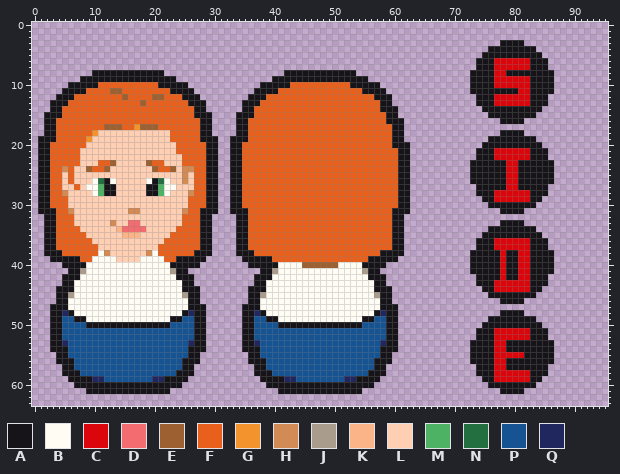
Edited in one commit: sprite sheet (godot/res/sprites/characters/sprite_avatar_W01.png). Above is the file before it was changed.
The file is 192x128 pixels, drawn in blocks of 2x2; one block is one cell here.
Palette (. is transparent): A #161419  B #fffcf4  C #db060b  D #f36d70  E #9c6031  F #e8601c  G #f2932d  H #d28b55  J #a99c8d  K #fbb388  L #ffcfb4  M #4db264  N #246f40  P #155392  Q #20275f
Pixels before (only the part around the change), first column x 0:
 0 .........................................................................
 1 .........................................................................
 2 .........................................................................
 3 .........................................................................
 4 .........................................................................
 5 .........................................................................
 6 .........................................................................
 7 .........................................................................
 8 ..........AAAAAAAAAAAA....................AAAAAAAAAAAA...................
 9 ........AAAAAAAAAAAAAAAA................AAAAAAAAAAAAAAAA.................
10 ......AAAAAFFFFFFFFFFAAAAA............AAAAAFFFFFFFFFFAAAAA...............
11 .....AAAAFFFFEEFFFFFFFFAAAA..........AAAAFFFFFFFFFFFFFFAAAA..............
12 ....AAAFFFFFFFFEFFFFEEFFFAAA........AAAFFFFFFFFFFFFFFFFFFAAA.............
13 ...AAAFFFFFFFFFFFFEFFFFFFFAAA......AAAFFFFFFFFFFFFFFFFFFFFAA.............
14 ...AAFFFFFFFFFFFFFFFFFFFFFFAA......AAFFFFFFFFFFFFFFFFFFFFFAAA............
15 ..AAAFFFFFFFFFFFFFFFFFFFFFFAAA....AAAFFFFFFFFFFFFFFFFFFFFFFAA............
16 ..AAFFFFFFFFFFFFFFFFFFFFFFFFAA....AAFFFFFFFFFFFFFFFFFFFFFFFAAA...........
17 ..AAFFFFFFFFEEEFFGEEEFFFFFFFAA....AAFFFFFFFFFFFFFFFFFFFFFFFFAA...........
18 ..AAFFFFFFGLLLLLLLLLLLLFFFFFAA....AAFFFFFFFFFFFFFFFFFFFFFFFFAA...........
19 .AAAFFFFFGLLLLLLLLLLLLLFFFFFAAA..AAAFFFFFFFFFFFFFFFFFFFFFFFFAA...........
20 .AAFFFFFFLLLLLLLLLLLLLLLFFFFFAA..AAFFFFFFFFFFFFFFFFFFFFFFFFFAAA..........
21 .AAFFFFFLLLLLLLLLLLLLLLLFFFFFAA..AAFFFFFFFFFFFFFFFFFFFFFFFFFFAA..........
22 .AAFFFFFLLLLLLLLLLLLLLLLLFFFFAA..AAFFFFFFFFFFFFFFFFFFFFFFFFFFAA..........
23 .AAFFFFFLLLFFELLLLLEFFLLLFFFFAA..AAFFFFFFFFFFFFFFFFFFFFFFFFFFAA..........
24 .AAFFHFLLEFFELLLLLLLEFFELHHFFAA..AAFFFFFFFFFFFFFFFFFFFFFFFFFFAA..........
25 .AAFFLFLLLLLLLLLLLLLLLLLLHLFFAA..AAFFFFFFFFFFFFFFFFFFFFFFFFFFAA..........
26 .AAFFLFLLLBNABLLLLLBANBLLHLFFAA..AAFFFFFFFFFFFFFFFFFFFFFFFFFFAA..........
27 .AAFFLLFLBBMAALLLLLAAMBBLLLFFAA..AAFFFFFFFFFFFFFFFFFFFFFFFFFFAA..........
28 .AAFFHLLLLBMAALLLLLAAMBLLLHFFAA..AAFFFFFFFFFFFFFFFFFFFFFFFFFFAA..........
29 .AAFFFLLLLLLLLLLLLLLLLLLLLFFFAA..AAFFFFFFFFFFFFFFFFFFFFFFFFFFAA..........
30 .AAFFFLLLLLLLLLLLLLLLLLLLLFFFAA..AAFFFFFFFFFFFFFFFFFFFFFFFFFFAA..........
31 .AAAFFHLLLLLLLLLHHLLLLLLLHFFAAA..AAAFFFFFFFFFFFFFFFFFFFFFFFFAAA..........
32 ..AAFFFLLLLLLLLLLLLLLLLLLFFFAA....AAFFFFFFFFFFFFFFFFFFFFFFFFAA...........
33 ..AAFFFLLLLLLHLLDDLLLLLLLFFFAA....AAFFFFFFFFFFFFFFFFFFFFFFFFAA...........
34 ..AAFFFFLLLLLLKDDDDLLLLLFFFFAA....AAFFFFFFFFFFFFFFFFFFFFFFFFAA...........
35 ..AAFFFFFLLLLLLKKKLLLLLFFFFFAA....AAFFFFFFFFFFFFFFFFFFFFFFFFAA...........
36 ..AAFFFFFFLLLLLLLLLLLLFFFFFFAA....AAFFFFFFFFFFFFFFFFFFFFFFFFAA...........
37 ..AAFFFFFFFLLLLLLLLLLFFFFFFFAA....AAFFFFFFFFFFFFFFFFFFFFFFFFAA...........
38 ..AAAFFFFFFBHLLLLLLHBFFFFFFAAA....AAAFFFFFFFFFFFFFFFFFFFFFAAAA...........
39 ...AAAAAFFBBBBLLLLBBBBFFAAAAA......AAAAAFFFFFFFFFFFFFFFFAAAAA............
40 .....AAAABBBBBBBBBBBBBBAAAAA........AAAAABBBBEEEEEEBBBBAAAA..............
41 ......AAJBBBBBBBBBBBBBBJAA............AAJBBBBBBBBBBBBBBJAA...............
42 .....AAABBBBBBBBBBBBBBBBAAA..........AAABBBBBBBBBBBBBBBBAAA..............
43 .....AABBBBBBBBBBBBBBBBBBAA..........AABBBBBBBBBBBBBBBBBBAA..............
44 ....AAABBBBBBBBBBBBBBBBBBAAA........AAABBBBBBBBBBBBBBBBBBAAA.............
45 ....AAJBBBBBBBBBBBBBBBBBBJAA........AAJBBBBBBBBBBBBBBBBBBJAA.............
46 ....AABBBBBBBBBBBBBBBBBBBBAA........AABBBBBBBBBBBBBBBBBBBBAA.............
47 ...AAABBBBBBBBBBBBBBBBBBBBAAA......AAABBBBBBBBBBBBBBBBBBBBAAA............
48 ...AAQABBBBBBBBBBBBBBBBBBAQAA......AAQABBBBBBBBBBBBBBBBBBAQAA............
49 ...AAPPAABBBBBBBBBBBBBBAAPPAA......AAPPAABBBBBBBBBBBBBBAAPPAA............
50 ...AAPPPPAAAAAAAAAAAAAAPPPPAA......AAPPPPAAAAAAAAAAAAAAPPPPAA............
51 ...AAPPPPPPPPPPPPPPPPPPPPPPAA......AAPPPPPPPPPPPPPPPPPPPPPPAA............
52 ...AAPPPPPPPPPPPPPPPPPPPPPPAA......AAPPPPPPPPPPPPPPPPPPPPPPAA............
53 ...AAQPPPPPPPPPPPPPPPPPPPPQAA......AAQPPPPPPPPPPPPPPPPPPPPQAA............
54 ...AAAPPPPPPPPPPPPPPPPPPPPAAA......AAAPPPPPPPPPPPPPPPPPPPPAAA............
55 ....AAPPPPPPPPPPPPPPPPPPPPAA........AAPPPPPPPPPPPPPPPPPPPPAA.............
56 ....AAAPPPPPPPPPPPPPPPPPPAAA........AAAPPPPPPPPPPPPPPPPPPAAA.............
57 .....AAPPPPPPPPPPPPPPPPPPAA..........AAPPPPPPPPPPPPPPPPPPAA..............
58 .....AAAPPPPPPPPPPPPPPPPAAA..........AAAPPPPPPPPPPPPPPPPAAA..............
59 ......AAAAQQPPPPPPPPQQAAAA............AAAAQQPPPPPPPPQQAAAA...............
60 .......AAAAAAAAAAAAAAAAAA..............AAAAAAAAAAAAAAAAAA................
61 .........AAAAAAAAAAAAAA..................AAAAAAAAAAAAAA..................
62 .........................................................................
63 .........................................................................
The result:
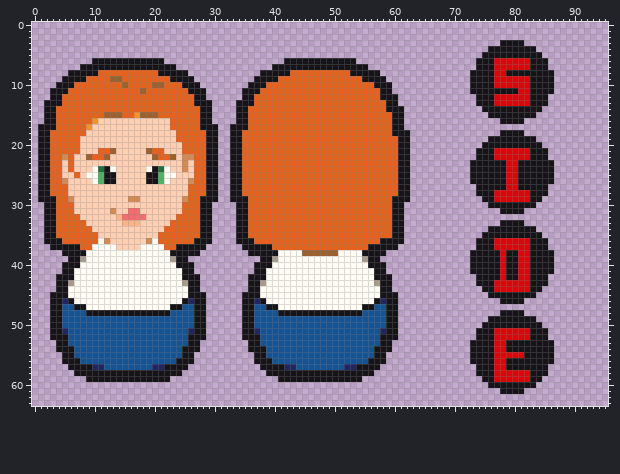
Change:
Changed rows in their new state; - is an unchanged pixel.
first column x 1:
 6 ---------AAAAAAAAAAAA--------------------AAAAAAAAAAAA---------
 7 -------AAAAAAAAAAAAAAAA----------------AAAAAAAAAAAAAAAA-------
 8 -----AAAA-FFFFFFFFFF-AAAA------------AAAA-FFFFFFFFFF-AAAA-----
 9 ----AAA-FFFFEEFFFFFFFF-AAA----------AAA-FFFFFFFFFFFFFF-AAA----
10 ---AA-FFFF----E----EEFFF-AA--------AA-FFFF----------FFFF-AA---
11 --AA-FFF----FF---E----FFF-AA------AA-FFF--------------FFF-A---
12 --A-FF--------F----FF---FF-A------A-FF------------------F--A--
13 -A--F------------F-------F--A----A--F--------------------F-A--
14 -A-F----------------------F-A----A-F---------------------F--A-
15 ---F-------EEE--GEEE------F--------F----------------------F-A-
16 ---------GLLLLLLLLLLLL------------------------------------F---
17 A-------GLLLLLLLLLLLLL-------A--A-----------------------------
18 A-F-----LL------------L----F-A--A-F--------------------------A
19 --F----LL-------------L----F------F------------------------F-A
20 -------L---------------L-----------------------------------F--
21 ----------FFE-----EFF--L--------------------------------------
22 ----H-L-EFFE-------EFFE-HH------------------------------------
23 ----L-L---LLL-----LLL---HL------------------------------------
24 ----L---LBNAB-----BANBL--L------------------------------------
25 -----LF-BBMAA-----AAMBB-L-------------------------------------
26 ----HL----M-A-----A-M---LH------------------------------------
27 ----F-L-LLLLL-----LLLLL--F------------------------------------
28 ----F----LLLL-----LLLL---F------------------------------------
29 --A--H---------HH-------H--A------A------------------------A--
30 .-A--F------------------F--A-.--.-A------------------------A-.
31 .----F------H--DD-------F----.--.----------------------------.
32 ------F------KDDDD-----F--------------------------------------
33 ------FF----L-KKK-----FF--------------------------------------
34 -------FF----LLLLL---FF---------------------------------------
35 --------FF----LLL---FF----------------------------------------
36 ---A-----FBH------HBF-----A--------A---------------------AA---
37 -.-AAAA--BBBB----BBBB--AAAA-.----.-AAAA----------------AAAA-.-
38 -...AAAABB-BBBBBBBB-BBAAAA-..----..-AAAABBBBEEEEEEBBBBAAA-...-
39 --...--JB----BBBB----BJ--...------...--JBBBBBBBBBBBBBBJ--...--
40 -------B--------------B---.--------.---B----BBBBBB----B-------
41 ----A-BB--------------BB-A----------A-BB--------------BB-A----
42 ---A--B----------------B--A--------A--B----------------B--A---
43 ---A-J------------------J-A--------A-J------------------J-A---
44 -----B------------------B------------B------------------B-----
45 --A--B------------------B--A------A--B------------------B--A--
46 --A-QA------------------AQ-A------A-QA------------------AQ-A--
47 ----PPAA--------------AAPP----------PPAA--------------AAPP----
48 ----PPPPAAAAAAAAAAAAAAPPPP----------PPPPAAAAAAAAAAAAAAPPPP----
49 ------PPPPPPPPPPPPPPPPPP--------------PPPPPPPPPPPPPPPPPP------
50 --------PPPPPPPPPPPPPP------------------PPPPPPPPPPPPPP--------
51 ----Q--------------------Q----------Q--------------------Q----
52 ----A--------------------A----------A--------------------A----
53 --.-A--------------------A-.------.-A--------------------A-.--
54 --.--A------------------A--.------.--A------------------A--.--
55 ---.-A------------------A-.--------.-A------------------A-.---
56 ---.--A----------------A--.--------.--A----------------A--.---
57 ----.-AAAQQ--------QQAAA-.----------.-AAAQQ--------QQAAA-.----
58 ----..-AAAAAAAAAAAAAAAA-..----------..-AAAAAAAAAAAAAAAA-..----
59 -----...-AAAAAAAAAAAA-...------------...-AAAAAAAAAAAA-...-----
60 ------..................--------------..................------
61 --------..............------------------..............--------
Where, in picture pixels (left, top, right, bottom), the same in both pictures:
changed: (38, 58, 410, 394)
